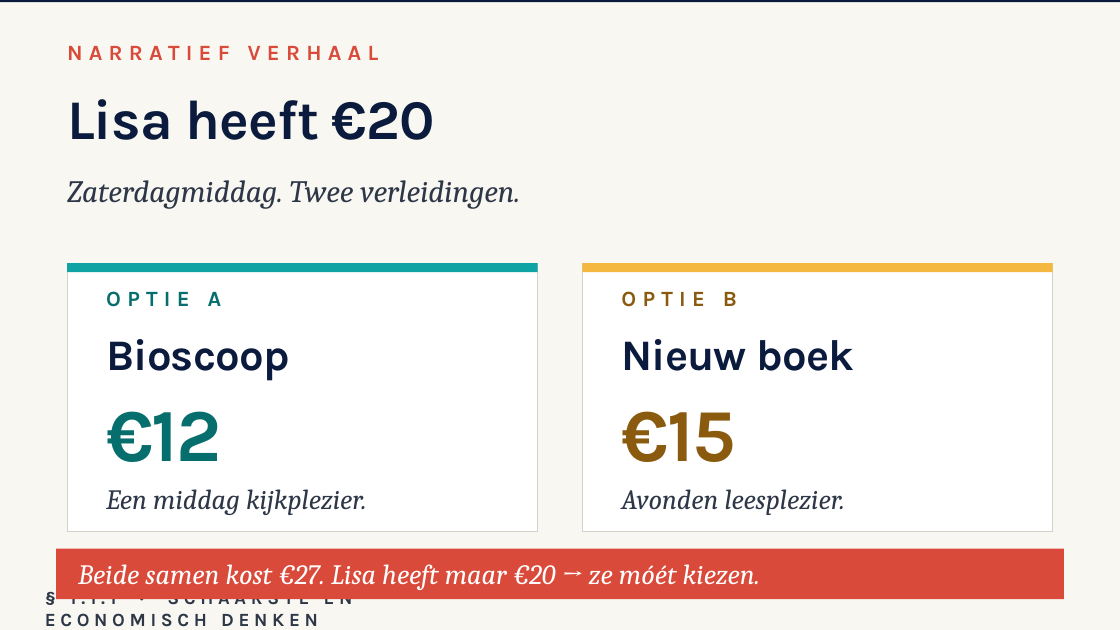
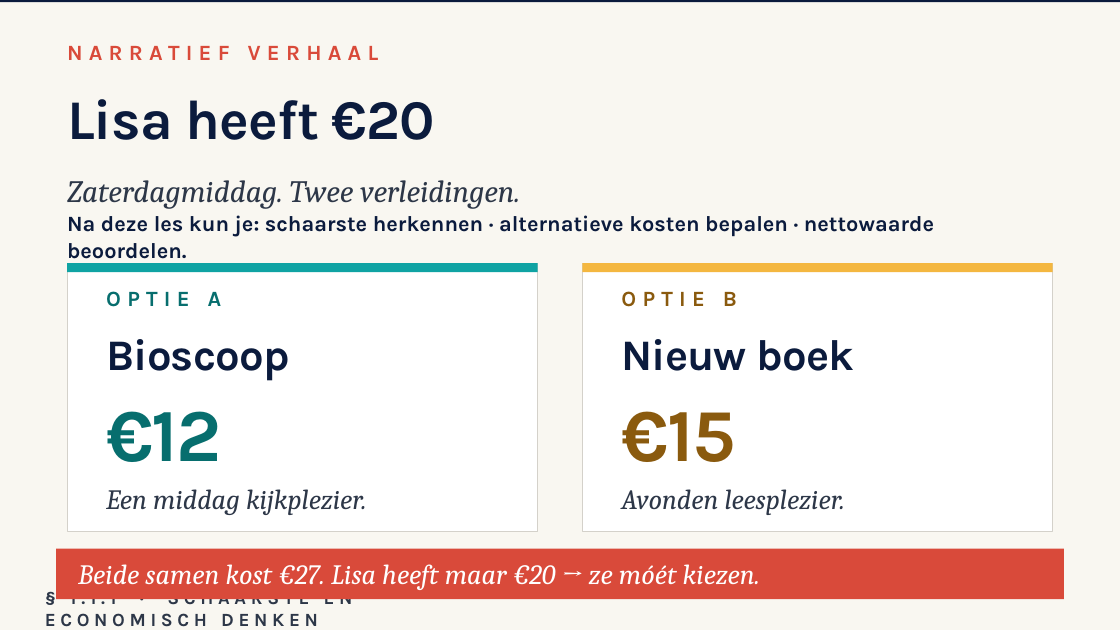
Before and after one commit to meijer1973/4veco-lessen, a slide deck: slide 2 of Boek 1 - Grondslagen, vraag en aanbod/1.1 Hoofdstuk Economisch denken en rekenen/1.1.1 Schaarste en economisch denken/1.1.1 Schaarste en economisch denken – presentatie.pptx. Drawn at 1120x630 pixels with LibreOffice and Linux fonts; fonts in the diff are those of the drawing. Boxes give left, top, right and bottom in pixels: in the first picture for what was removed or moved away, otherwise in the second. Text is boxed around its words. In the diff, an @@ line names an element or a change of style, - is before the commit and + after.

```diff
--- a/Boek 1 - Grondslagen, vraag en aanbod/1.1 Hoofdstuk Economisch denken en rekenen/1.1.1 Schaarste en economisch denken/1.1.1 Schaarste en economisch denken – presentatie.pptx
+++ b/Boek 1 - Grondslagen, vraag en aanbod/1.1 Hoofdstuk Economisch denken en rekenen/1.1.1 Schaarste en economisch denken/1.1.1 Schaarste en economisch denken – presentatie.pptx
@@ text added at (67,215,934,264), 14 pt, text #0B1B3D, bold @@
+Na deze les kun je: schaarste herkennen · alternatieve kosten bepalen · nettowaarde beoordelen.
```
Also in this commit, not shown: 4 other slides changed, 42 other files.
